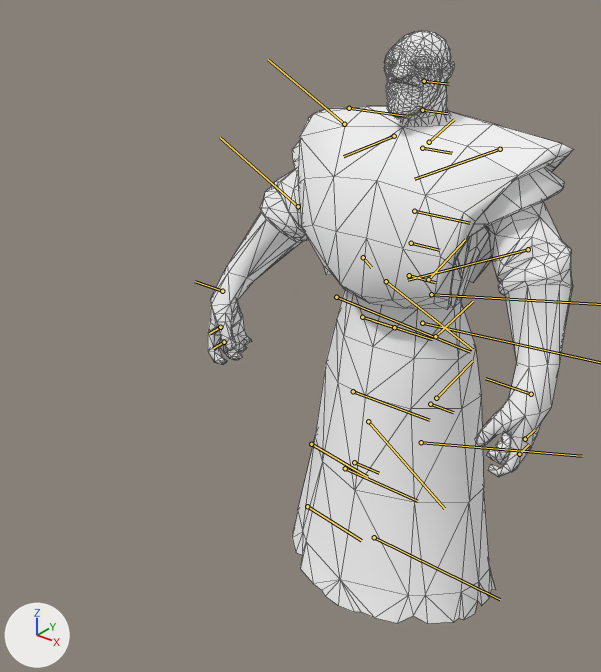
The glTF model assets/heroes/warlock/models/hero.glb: old version first, new version second.
Both versions are drawn from a 50 mm lens placed at (2.65, -4.45, 4.39), pointed at (-0.3, -0.76, 2.1). Every picture has the same lights, and +X, +Y and +Z are marked at lower left. The picture after the commit comes second. The bones that change, and the others that lie on the model, are drawn over the model as lines. Mesh edges are drawn as thin lines.

Names of what the first picture shows: 'warlock.001'.
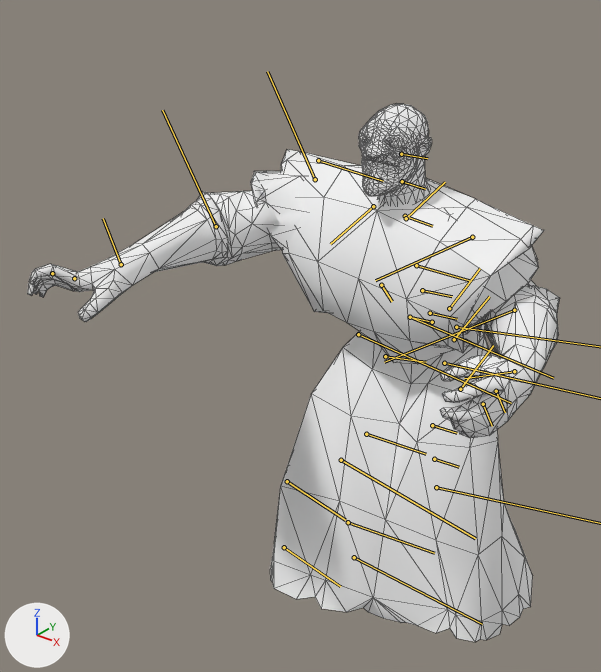
The newer file adds an action. The first version stands in its rest pose; the second is drawn at frame 24 of the action 'ti9_loadout_idle'.

Boxes [x1, y1, x2, y2] around the edits, measured in the pictures (601 x 672 px):
'warlock.001', posed (45% wider, 9% shorter): before [208, 31, 574, 623]; after [28, 104, 560, 642]
bone 'Root_0', root to tip: before (409, 275) to (435, 282); after (430, 313) to (457, 319)
bone 'Spine_0', root to tip: before (411, 243) to (439, 250); after (422, 290) to (452, 296)
bone 'Spine_1', root to tip: before (414, 211) to (470, 223); after (416, 265) to (471, 281)
bone 'Spine_2', root to tip: before (422, 148) to (452, 153); after (405, 216) to (432, 226)
bone 'clavicle_R', root to tip: before (394, 136) to (343, 156); after (373, 206) to (330, 244)
bone 'bicep_R', root to tip: before (344, 124) to (268, 59); after (315, 179) to (267, 71)
bone 'elbow_R', root to tip: before (298, 206) to (220, 137); after (216, 226) to (162, 110)
bone 'wrist_R', root to tip: before (222, 291) to (195, 281); after (121, 264) to (103, 218)
bone 'mid_0_R', root to tip: before (220, 327) to (209, 333); after (74, 278) to (75, 278)
bone 'Head_1', root to tip: before (424, 81) to (449, 84); after (401, 154) to (427, 158)
bone 'clavicle_L', root to tip: before (429, 142) to (454, 119); after (406, 218) to (445, 182)
bone 'bicep_L', root to tip: before (500, 149) to (414, 179); after (472, 237) to (375, 280)
bone 'elbow_L', root to tip: before (528, 249) to (407, 280); after (514, 310) to (384, 362)
bone 'wrist_L', root to tip: before (531, 394) to (485, 378); after (514, 371) to (464, 378)
bone 'thigh_R', root to tip: before (386, 281) to (472, 349); after (410, 317) to (553, 378)
bone 'knee_R', root to tip: before (368, 421) to (444, 508); after (341, 460) to (475, 538)
bone 'Scarf5_0', root to tip: before (362, 317) to (432, 339); after (385, 356) to (426, 362)
bone 'Scarf5_2', root to tip: before (345, 468) to (417, 501); after (348, 522) to (434, 553)
bone 'Fr_help6_0', root to tip: before (354, 462) to (379, 473); after (434, 459) to (459, 467)
bone 'Bk_help7_0', root to tip: before (430, 404) to (453, 412); after (432, 425) to (457, 433)
bone 'Skirt_0_R', root to tip: before (336, 297) to (470, 352); after (358, 334) to (511, 403)
bone 'Back_flap_R0C0', root to tip: before (428, 279) to (465, 239); after (449, 308) to (480, 268)
bone 'Back_flap_R1C0', root to tip: before (435, 336) to (473, 301); after (454, 339) to (489, 296)

What the commit changed:
Bone 'Root_0' (bone_root_0) moves from (0.0, 0.0, 0.0) to (-0.05, 0.15, -0.25).
Bone 'Root_0' (bone_root_0) turns from (0, 0, 0) to (4, 28, 4) degrees about its own x, y and z.
Bone 'Spine_0' (bone_spine_0) turns from (0, 0, 0) to (0, 0, 1) degrees about its own x, y and z.
Bone 'Spine_1' (bone_spine_1) turns from (0, 0, 0) to (-6, 3, 0) degrees about its own x, y and z.
Bone 'Spine_2' (bone_spine_2) turns from (0, 0, 0) to (-6, -22, 3) degrees about its own x, y and z.
Bone 'clavicle_R' (bone_clavicle_r) turns from (0, 0, 0) to (-1, -11, -16) degrees about its own x, y and z.
Bone 'bicep_R' (bone_bicep_r) turns from (0, 0, 0) to (-16, 21, -26) degrees about its own x, y and z.
Bone 'elbow_R' (bone_elbow_r) turns from (0, 0, 0) to (0, 25, 0) degrees about its own x, y and z.
Bone 'wrist_R' (bone_wrist_r) turns from (0, 0, 0) to (5, 14, -34) degrees about its own x, y and z.
Bone 'mid_0_R' (bone_mid_0_r) turns from (0, 0, 0) to (0, -44, 2) degrees about its own x, y and z.
Bone 'Head_1' (bone_head_1) turns from (0, 0, 0) to (3, -7, 6) degrees about its own x, y and z.
Bone 'clavicle_L' (bone_clavicle_l) turns from (0, 0, 0) to (0, 0, -4) degrees about its own x, y and z.
Bone 'bicep_L' (bone_bicep_l) turns from (0, 0, 0) to (-39, -29, 9) degrees about its own x, y and z.
Bone 'elbow_L' (bone_elbow_l) turns from (0, 0, 0) to (0, 82, 0) degrees about its own x, y and z.
Bone 'wrist_L' (bone_wrist_l) turns from (0, 0, 0) to (5, 39, -5) degrees about its own x, y and z.
Bone 'thigh_L' (bone_thigh_l) turns from (0, 0, 0) to (25, -39, -24) degrees about its own x, y and z.
Bone 'knee_L' (bone_knee_l) turns from (0, 0, 0) to (0, 39, 0) degrees about its own x, y and z.
Bone 'thigh_R' (bone_thigh_r) turns from (0, 0, 0) to (38, -54, -30) degrees about its own x, y and z.
Bone 'knee_R' (bone_knee_r) turns from (0, 0, 0) to (0, 40, 0) degrees about its own x, y and z.
Bone 'Scarf5_0' (bone_scarf5_0) moves from (0.0, 0.0, 0.0) to (-0.26, -0.02, 0.03).
Bone 'Scarf5_0' (bone_scarf5_0) turns from (0, 0, 0) to (31, -51, 3) degrees about its own x, y and z.
Bone 'Scarf5_2' (bone_scarf5_2) turns from (0, 0, 0) to (-40, 17, -19) degrees about its own x, y and z.
Bone 'Fr_help6_0' (bone_fr_help6_0) moves from (0.0, 0.0, 0.0) to (-0.1, -0.01, 0.07).
Bone 'Fr_help6_0' (bone_fr_help6_0) turns from (0, 0, 0) to (0, -46, 0) degrees about its own x, y and z.
Bone 'Bk_help7_0' (bone_bk_help7_0) moves from (0.0, 0.0, 0.0) to (0.77, -0.03, 0.32).
Bone 'Bk_help7_0' (bone_bk_help7_0) turns from (0, 0, 0) to (0, -8, 0) degrees about its own x, y and z.
Bone 'Skirt_0_L' (bone_skirt_0_l) moves from (0.0, 0.0, 0.0) to (-0.16, -0.02, 0.06).
Bone 'Skirt_0_L' (bone_skirt_0_l) turns from (0, 0, 0) to (21, -43, -8) degrees about its own x, y and z.
Bone 'Skirt_0_R' (bone_skirt_0_r) moves from (0.0, 0.0, 0.0) to (0.2, -0.02, -0.04).
Bone 'Skirt_0_R' (bone_skirt_0_r) turns from (0, 0, 0) to (27, -58, -3) degrees about its own x, y and z.
Bone 'Back_flap_R0C0' (bone_back_flap_r0c0) moves from (0.0, 0.0, 0.0) to (0.05, -0.07, 0.0).
Bone 'Back_flap_R0C0' (bone_back_flap_r0c0) turns from (0, 0, 0) to (-2, -2, -30) degrees about its own x, y and z.
Bone 'Back_flap_R1C0' (bone_back_flap_r1c0) moves from (0.0, 0.0, 0.0) to (-0.25, -0.04, 0.0).
Bone 'Back_flap_R1C0' (bone_back_flap_r1c0) turns from (0, 0, 0) to (2, 2, 7) degrees about its own x, y and z.
